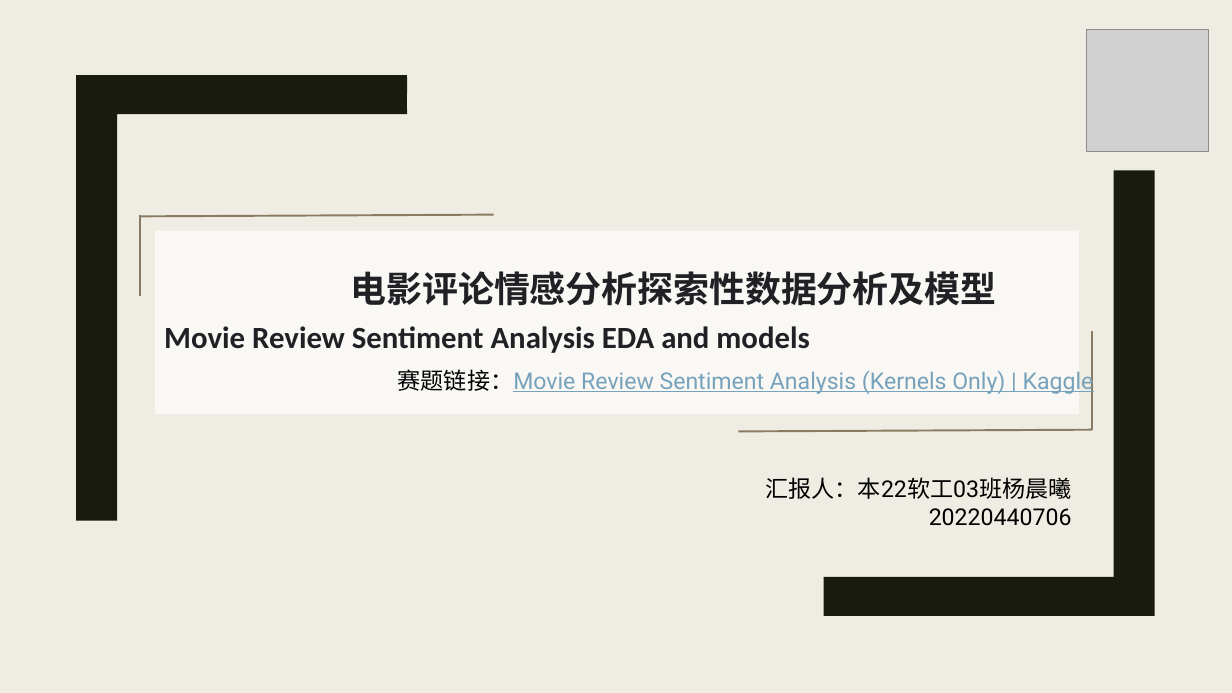
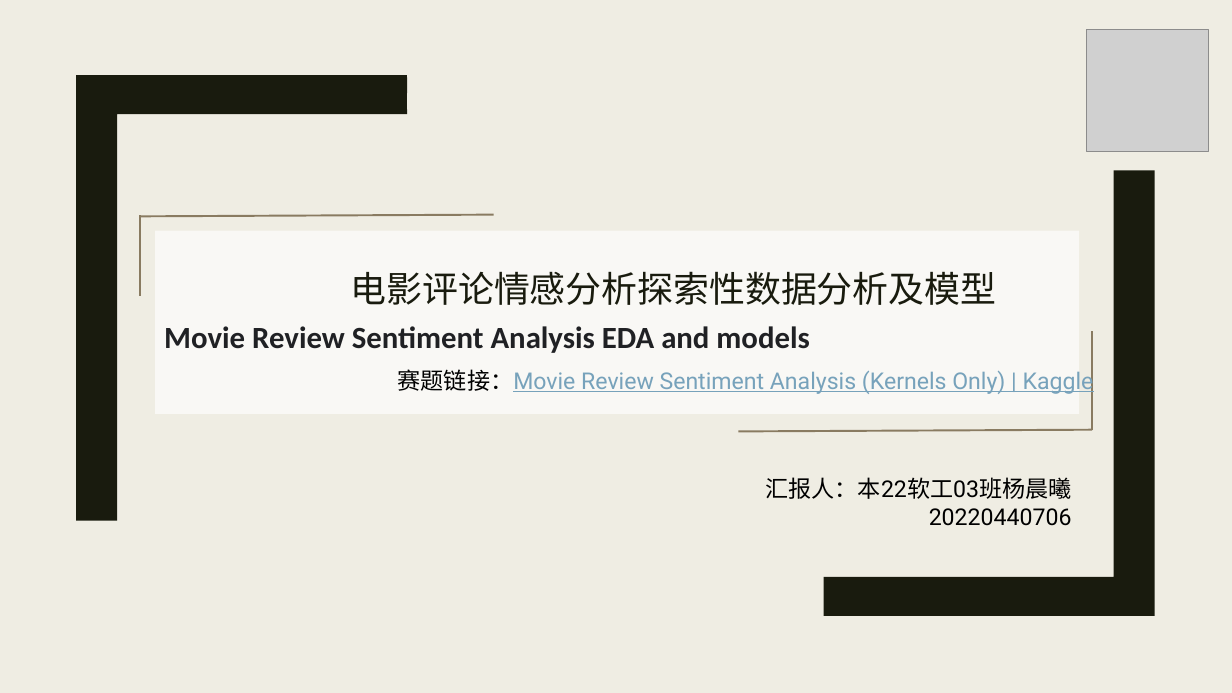
Before and after one commit to hazelyang2/DEEPLEARNING, a slide deck: slide 1 of 深度学习课程设计.pptx. Drawn at 1232x693 pixels with LibreOffice and Linux fonts; fonts in the diff are those of the drawing; grey boxes stand for pictures. Boxes give left, top, right and bottom in pixels: in the first picture for what was removed or moved away, otherwise in the second. Text is boxed around its words. In the diff, an @@ line names an element or a change of style, - is before the commit and + after.

```diff
--- a/深度学习课程设计.pptx
+++ b/深度学习课程设计.pptx
@@ text in rectangle at (350,271,996,305): font Calibri to Roboto, text colour #202124 to #191B0E, bold off in "电影评论情感分析探索性数据分析及模型" @@
```
Also in this commit, not shown: 24 other slides changed, 3 slides added, 1 other file.
